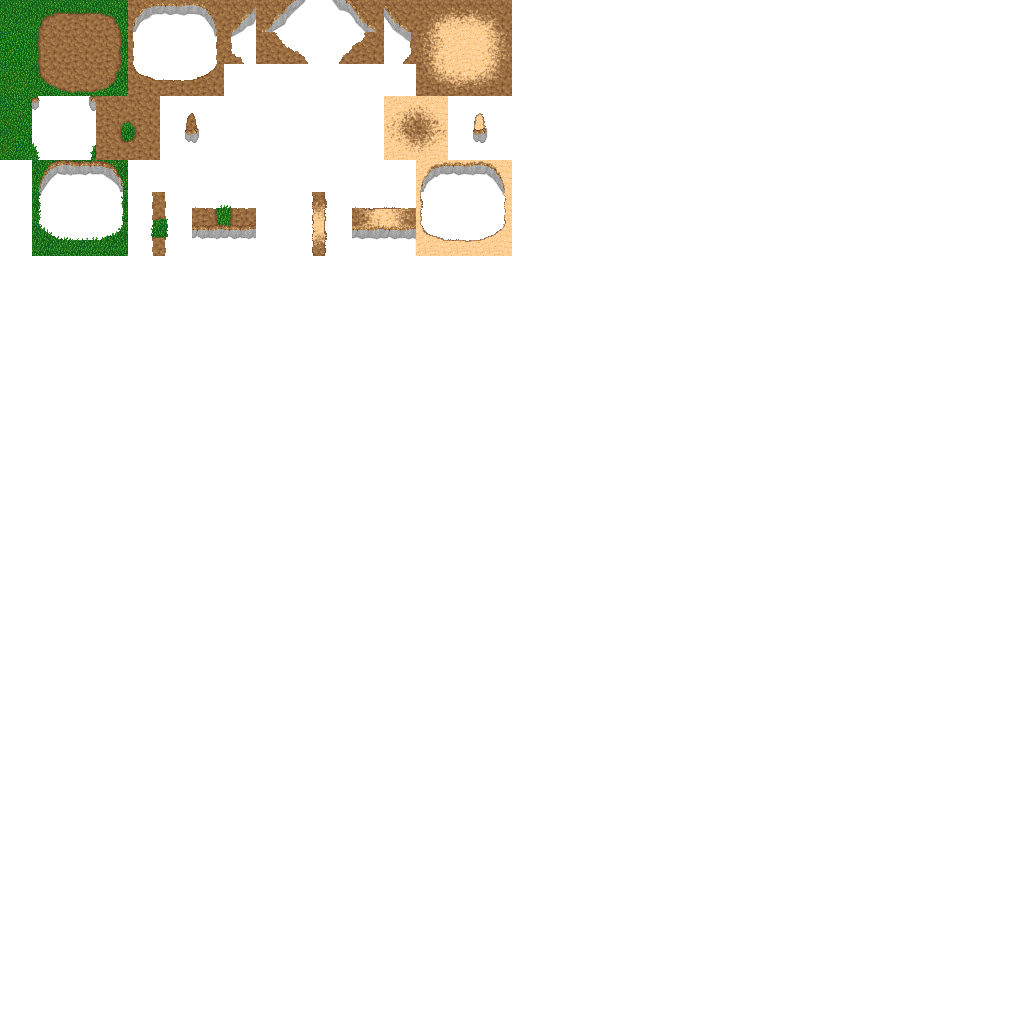
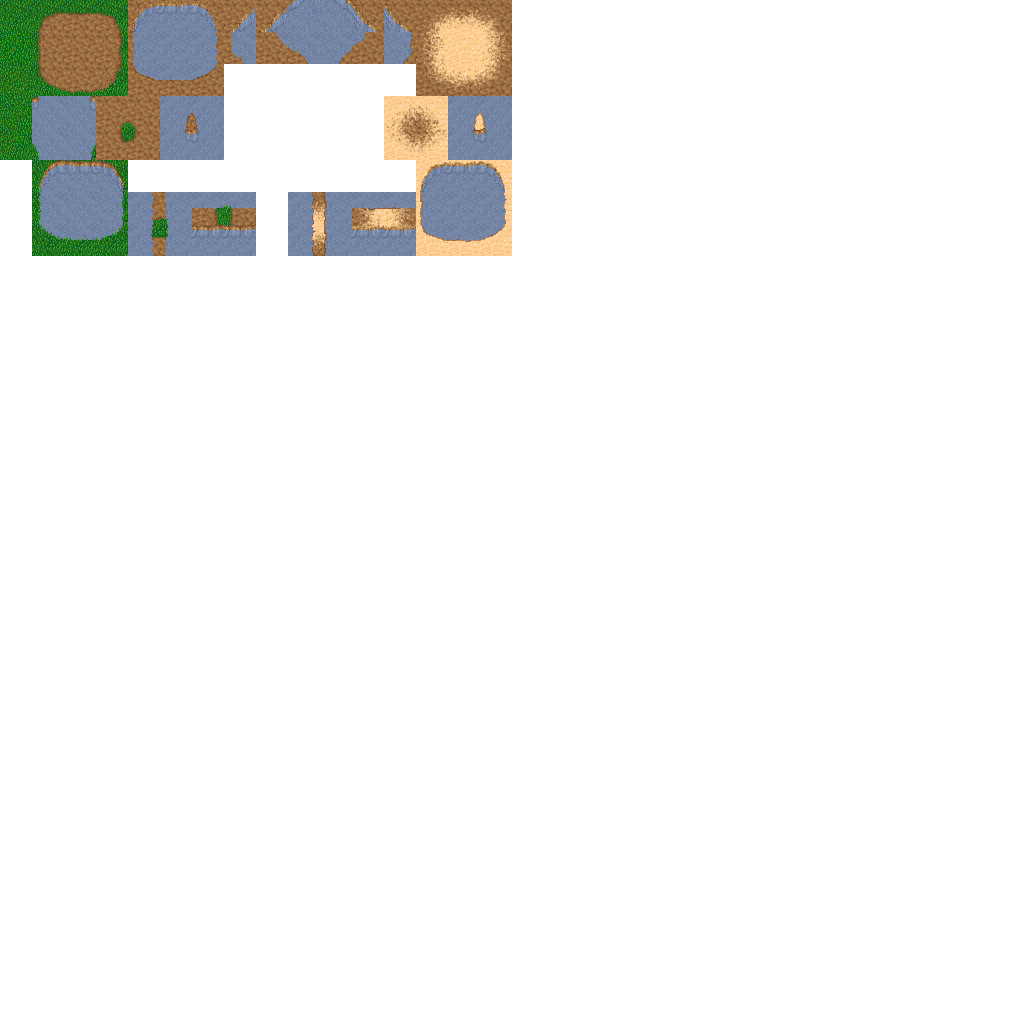
Layered file, before and after one edit (1024×1024). Changes by layer:
added layer "Vollebene" above "unter Wasser" over bbox(32, 0, 512, 256)
hid "unter Wasser" over bbox(32, 0, 505, 256)
hid "Hintergrund" over bbox(32, 0, 512, 256)
